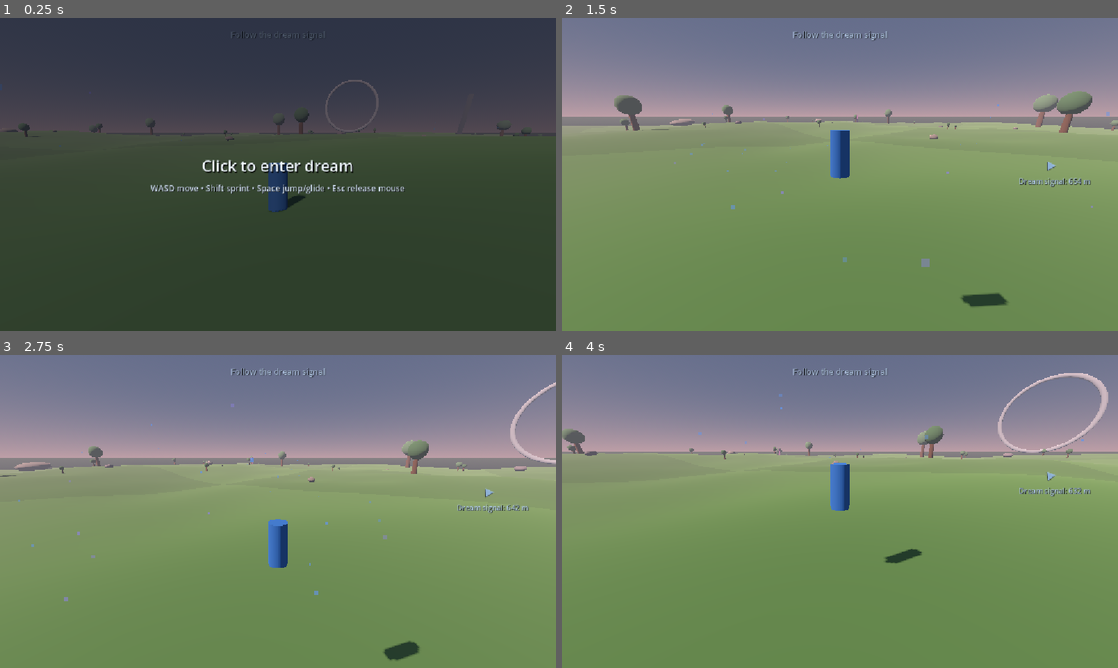
Above: before the commit, frames 1-4 (two rows, left to right).
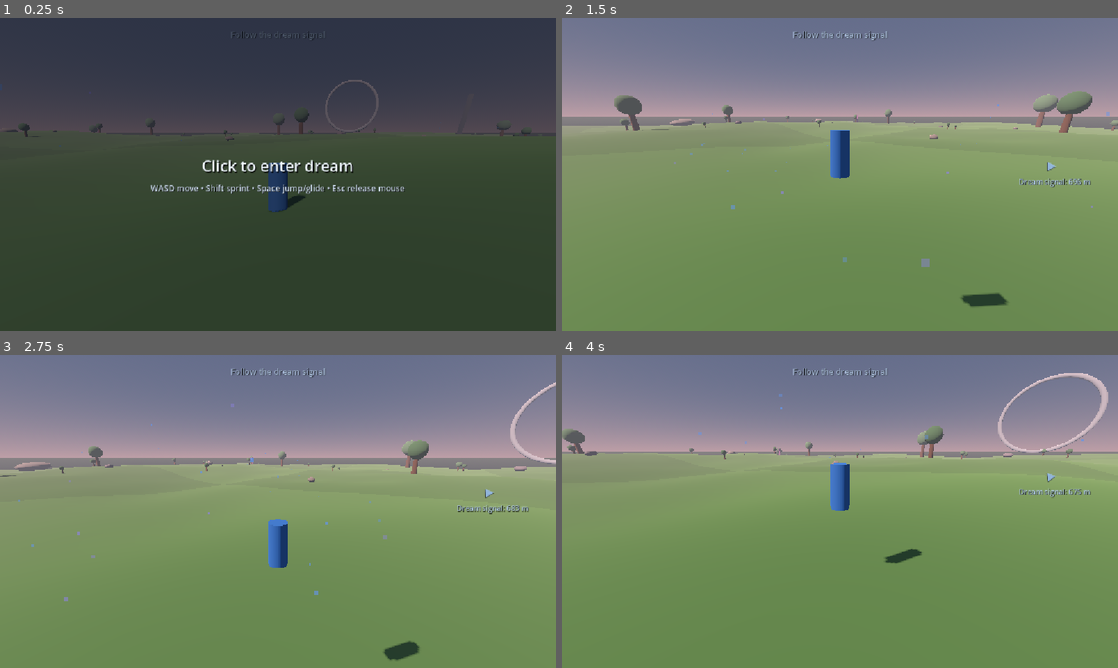
Above: after the commit, the same moments.

Repository: nimanimanima-rgb/DreamRunner
Game: Godot game, scene res://scenes/Game.tscn
The game is run twice, just before and just after one commit, with the same random seed, the same clock (stepped at 60 frames per second) and the same inputs.
Inputs (mouse positions are in pixels of both pictures, inside the frame that each line leads up to):
- Up to frame 1 (0.25 s): no input
- Up to frame 2 (1.5 s): tap Enter at 0.5 s; move the mouse to (962, 158) at 0.52 s; hold D (move_right) 0.53-1.28 s; hold Shift (sprint) 0.53-1.28 s; click (962, 158) at 0.67 s; tap Space (jump) at 0.77 s; move the mouse to (812, 174) at 1.27 s; hold W (move_forward) from 1.28 s (still down); tap Shift (sprint) at 1.35 s
- Up to frame 3 (2.75 s): keep holding W (move_forward); tap Space (jump) at 1.52 s; move the mouse to (289, 505) at 2.02 s; hold Shift (sprint) from 2.03 s (still down)
- Up to frame 4 (4 s): keep holding W (move_forward); move the mouse to (834, 517) at 2.77 s; release Shift (sprint) at 2.78 s; tap Shift (sprint) at 2.85 s; click (834, 517) at 2.92 s; tap Space (jump) at 3.02, 3.77 s; move the mouse to (878, 514) at 3.52 s; hold Shift (sprint) from 3.53 s (still down)

The runs differ from the first frame. In frame 2, 0.1% of the frame differs, in the area x 82-95%, y 46-55%; in frame 3, 0.1%; in frame 4, 0.2%, in the area x 82-96%, y 37-46%.

Commit message:
Add natural launch terrain

Diff:
--- a/scripts/debug_hud.gd
+++ b/scripts/debug_hud.gd
@@ -64,6 +64,9 @@
 			terrain_text += "\nDirection offset: %+.0f deg" % float(
 				destination_manager.call("get_direction_offset_degrees")
 			)
+			terrain_text += "\nLaunch route: %s" % (
+				"favored" if bool(destination_manager.call("is_launch_route_favored")) else "normal"
+			)
 	var movement_mode := "Gliding" if gliding else "Airborne"
 	if player.is_on_floor():
 		if horizontal_speed < 0.1:
--- a/scripts/dream_destination_manager.gd
+++ b/scripts/dream_destination_manager.gd
@@ -19,6 +19,7 @@
 @export_range(2.0, 12.0, 0.5) var reach_radius: float = 6.0
 @export_range(1.0, 8.0, 0.5) var height_above_ground: float = 4.0
 @export_range(0.0, 1.0, 0.05) var revelation_composition_chance: float = 0.3
+@export_range(0.0, 0.5, 0.05) var launch_route_chance: float = 0.25
 
 @onready var player: CharacterBody3D = get_node(player_path)
 @onready var camera: Camera3D = get_node(camera_path)
@@ -46,6 +47,7 @@
 var current_direction_offset_degrees: float = 0.0
 var straight_destination_streak: int = 0
 var last_lateral_sign: float = 1.0
+var current_route_favors_launch: bool = false
 
 
 func _ready() -> void:
@@ -148,6 +150,7 @@
 	marker_material.albedo_color.a = 0.82
 	marker_material.emission_energy_multiplier = 1.8
 	select_composition()
+	current_route_favors_launch = random.randf() < launch_route_chance
 
 	var chosen_position: Vector3 = find_destination_position()
 	destination_ground_height = chosen_position.y
@@ -237,7 +240,7 @@
 			candidate,
 			forward_alignment,
 			candidate_distance
-		) + get_composition_score(candidate)
+		) + get_composition_score(candidate) + get_launch_route_score(candidate)
 		if score > best_score:
 			best_score = score
 			best_position = candidate
@@ -373,6 +376,15 @@
 			return -get_local_height_variation(candidate, 8.0) + random.randf() * 0.25
 
 
+func get_launch_route_score(candidate: Vector3) -> float:
+	if not current_route_favors_launch:
+		return 0.0
+	var approach_position: Vector3 = player.global_position.lerp(candidate, 0.62)
+	return float(
+		terrain_manager.call("get_launch_terrain_influence", approach_position)
+	) * 7.0
+
+
 func get_ridge_reveal_score(candidate: Vector3) -> float:
 	var highest_occlusion: float = -INF
 	for fraction in [0.3, 0.45, 0.6]:
@@ -500,3 +512,7 @@
 
 func get_direction_offset_degrees() -> float:
 	return current_direction_offset_degrees
+
+
+func is_launch_route_favored() -> bool:
+	return current_route_favors_launch
--- a/scripts/terrain_chunk_manager.gd
+++ b/scripts/terrain_chunk_manager.gd
@@ -10,6 +10,12 @@
 @export var height_amplitude: float = 8.0
 @export var terrain_scale: float = 0.004
 @export var terrain_seed: int = 1337
+
+@export_group("Natural Launch Terrain")
+@export_range(0.0, 12.0, 0.5) var launch_height_amplitude: float = 6.5
+@export_range(0.0005, 0.004, 0.0001) var launch_region_scale: float = 0.0013
+@export_range(0.001, 0.008, 0.0001) var launch_shape_scale: float = 0.0032
+@export_range(0.0, 0.8, 0.01) var launch_region_threshold: float = 0.34
 
 @export_group("Nature Props")
 @export_range(0, 8, 1) var trees_per_chunk: int = 2
@@ -62,6 +68,9 @@
 
 var terrain_noise: FastNoiseLite
 var terrain_zero_offset: float = 0.0
+var launch_region_noise: FastNoiseLite
+var launch_shape_noise: FastNoiseLite
+var launch_zero_offset: float = 0.0
 var material_a: StandardMaterial3D
 var material_b: StandardMaterial3D
 var trunk_material: StandardMaterial3D
@@ -126,6 +135,21 @@
 	terrain_noise.fractal_gain = 0.45
 	terrain_noise.fractal_lacunarity = 2.0
 	terrain_zero_offset = terrain_noise.get_noise_2d(0.0, 0.0) * height_amplitude
+
+	launch_region_noise = FastNoiseLite.new()
+	launch_region_noise.seed = terrain_seed + 271
+	launch_region_noise.noise_type = FastNoiseLite.TYPE_SIMPLEX_SMOOTH
+	launch_region_noise.frequency = launch_region_scale
+	launch_region_noise.fractal_octaves = 2
+	launch_region_noise.fractal_gain = 0.4
+
+	launch_shape_noise = FastNoiseLite.new()
+	launch_shape_noise.seed = terrain_seed + 619
+	launch_shape_noise.noise_type = FastNoiseLite.TYPE_SIMPLEX_SMOOTH
+	launch_shape_noise.frequency = launch_shape_scale
+	launch_shape_noise.fractal_octaves = 2
+	launch_shape_noise.fractal_gain = 0.35
+	launch_zero_offset = get_launch_height(0.0, 0.0)
 
 	material_a = create_grass_material(grass_color_a)
 	material_b = create_grass_material(grass_color_b)
@@ -239,7 +263,40 @@
 func sample_height(world_x: float, world_z: float) -> float:
 	# Every chunk samples the same world-space function. Shared border vertices
 	# therefore receive the same height instead of creating cracks.
-	return terrain_noise.get_noise_2d(world_x, world_z) * height_amplitude - terrain_zero_offset
+	var rolling_height: float = (
+		terrain_noise.get_noise_2d(world_x, world_z) * height_amplitude
+		- terrain_zero_offset
+	)
+	return rolling_height + get_launch_height(world_x, world_z) - launch_zero_offset
+
+
+func get_launch_height(world_x: float, world_z: float) -> float:
+	# Low-frequency gating leaves long quiet passages between launch terrain.
+	# A soft ridged field creates broad shelves, lips, and valley edges without
+	# introducing geometric ramps or discontinuities at chunk borders.
+	var region_value: float = launch_region_noise.get_noise_2d(world_x, world_z)
+	var region_mask: float = smoothstep(
+		launch_region_threshold,
+		minf(launch_region_threshold + 0.36, 0.98),
+		region_value
+	)
+	if region_mask <= 0.0:
+		return 0.0
+	var shape_value: float = launch_shape_noise.get_noise_2d(world_x, world_z)
+	var ridge: float = 1.0 - absf(shape_value)
+	var broad_rise: float = smoothstep(0.28, 0.92, ridge)
+	var wind_lean: float = shape_value * 0.22 + 0.78
+	return broad_rise * wind_lean * region_mask * launch_height_amplitude
+
+
+func get_launch_terrain_influence(world_position: Vector3) -> float:
+	if launch_height_amplitude <= 0.0:
+		return 0.0
+	return clampf(
+		get_launch_height(world_position.x, world_position.z) / launch_height_amplitude,
+		0.0,
+		1.0
+	)
 
 
 func world_to_chunk(world_position: Vector3) -> Vector2i:
Not shown, changed: CURRENT_STATE.md
Not shown, changed: ROADMAP.md
